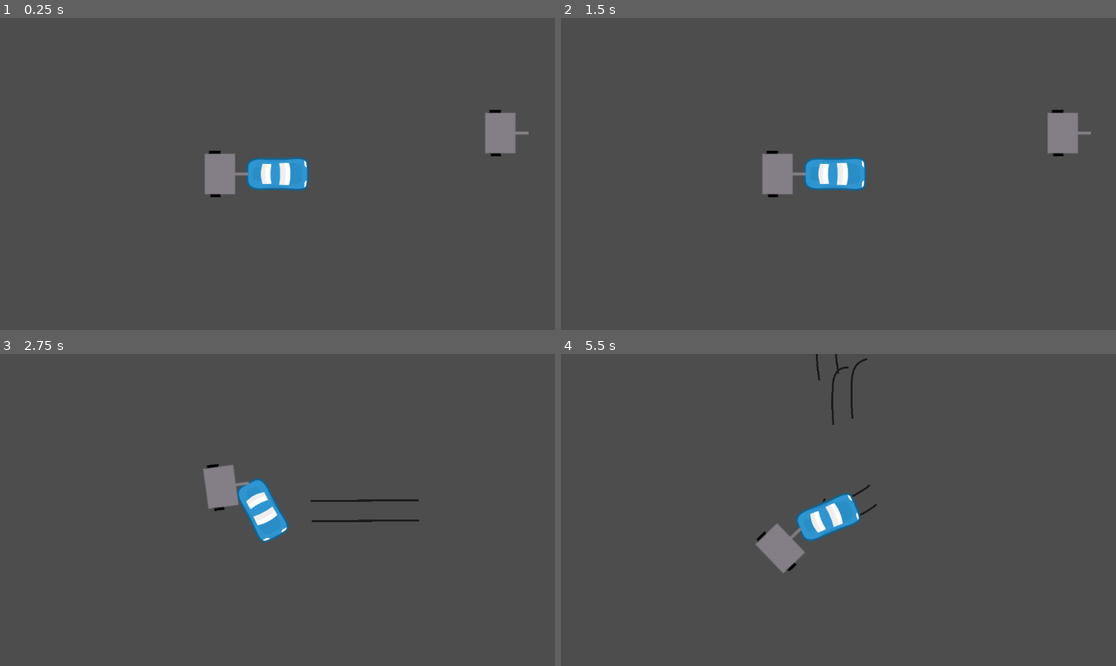
Above: before the commit, frames 1-4 (two rows, left to right).
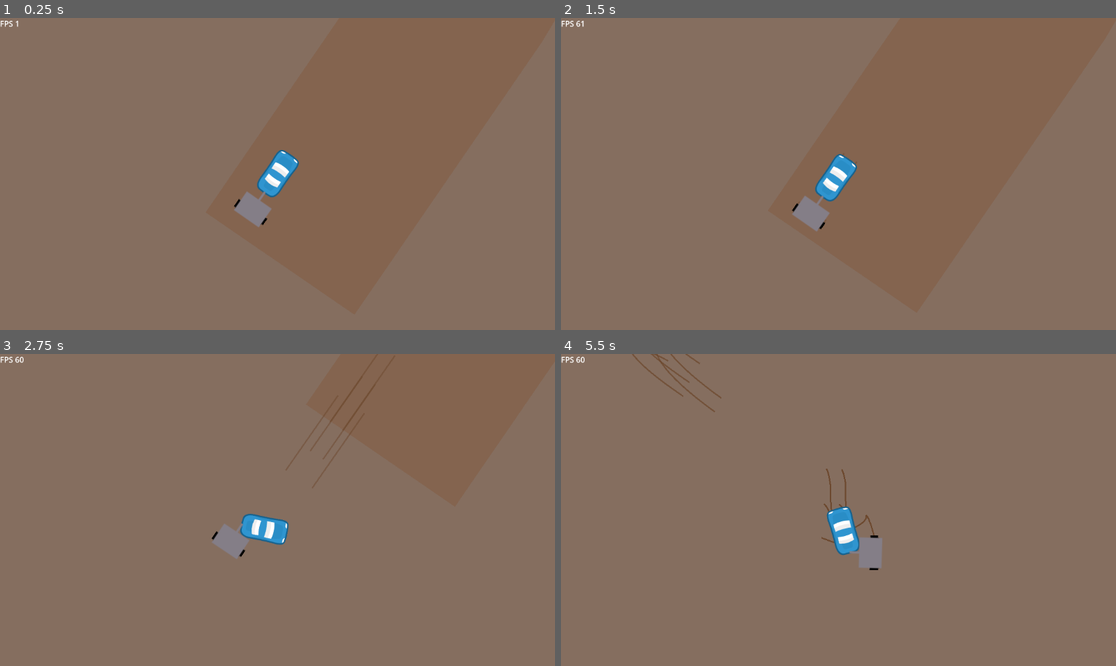
Above: after the commit, the same moments.

Repository: martinboue/ludum-dare-53
Game: Godot game, scene res://main.tscn
Two runs of this game, one before a commit and one after it. Both use one fixed random seed, a clock stepped at 60 frames per second and the inputs below.
Inputs:
- Up to frame 1 (0.25 s): no input
- Up to frame 2 (1.5 s): tap Enter at 0.5 s; hold Right (steer_right) 0.53-1.28 s; tap Space at 1.25 s; hold Down (brake) from 1.28 s (still down)
- Up to frame 3 (2.75 s): release Down (brake) at 2.03 s; hold Right (steer_right) from 2.03 s (still down)
- Up to frame 4 (5.5 s): release Right (steer_right) at 2.78 s; hold Up (accelerate) 2.78-3.53 s; hold Left (steer_left) 3.53-5.03 s; hold Down (brake) from 5.03 s (still down)

The runs differ from the first frame. In frame 1, 100% of the frame differs, in the area x 0-100%, y 0-100%; in frame 2, 100%; in frame 3, 100%; in frame 4, 100%.

Commit message:
feat: add map with road

Diff:
--- a/main.tscn
+++ b/main.tscn
@@ -1,16 +1,15 @@
-[gd_scene load_steps=3 format=3 uid="uid://c54qgrbj1u2ky"]
+[gd_scene load_steps=3 format=3 uid="uid://cqy66shbill17"]
 
-[ext_resource type="PackedScene" uid="uid://wr5v2amc3ljx" path="res://src/actors/trailer/trailer.tscn" id="2_bpfrt"]
-[ext_resource type="PackedScene" uid="uid://b3oilgucxs8uq" path="res://src/actors/car/car.tscn" id="2_fkhnd"]
+[ext_resource type="PackedScene" uid="uid://u6hb1t17ykss" path="res://src/actors/level/level.tscn" id="3_xwjqm"]
+[ext_resource type="Script" path="res://src/actors/debug/fps.gd" id="4_ef825"]
 
 [node name="Main" type="Node2D"]
 
-[node name="Car" parent="." instance=ExtResource("2_fkhnd")]
-position = Vector2(192, 324)
+[node name="CanvasLayer" type="CanvasLayer" parent="."]
 
-[node name="Camera2D" type="Camera2D" parent="Car"]
-process_callback = 0
-position_smoothing_enabled = true
+[node name="Fps" type="Label" parent="CanvasLayer"]
+offset_right = 40.0
+offset_bottom = 23.0
+script = ExtResource("4_ef825")
 
-[node name="Trailer" parent="." instance=ExtResource("2_bpfrt")]
-position = Vector2(665, 239)
+[node name="Level" parent="." instance=ExtResource("3_xwjqm")]
--- a/project.godot
+++ b/project.godot
@@ -13,6 +13,7 @@
 config/name="LudumDare53"
 run/main_scene="res://main.tscn"
 config/features=PackedStringArray("4.0", "Forward Plus")
+boot_splash/bg_color=Color(0.686275, 0.486275, 0.337255, 1)
 config/icon="res://icon.svg"
 
 [input]
@@ -36,15 +37,21 @@
 "events": [Object(InputEventKey,"resource_local_to_scene":false,"resource_name":"","device":-1,"window_id":0,"alt_press …(182 unchanged characters)…
 , Object(InputEventKey,"resource_local_to_scene":false,"resource_name":"","device":-1,"window_id":0,"alt_pressed":false,"shift_pressed":false,"ctrl_pressed":false,"meta_pressed":false,"pressed":false,"keycode":0,"physical_keycode":87,"key_label":0,"unicode":122,"echo":false,"script":null)
 , Object(InputEventJoypadMotion,"resource_local_to_scene":false,"resource_name":"","device":-1,"axis":5,"axis_value":1.0,"script":null)
+, Object(InputEventMouseButton,"resource_local_to_scene":false,"resource_name":"","device":-1,"window_id":0,"alt_pressed":false,"shift_pressed":false,"ctrl_pressed":false,"meta_pressed":false,"button_mask":1,"position":Vector2(462, 9),"global_position":Vector2(466, 52),"factor":1.0,"button_index":1,"pressed":true,"double_click":false,"script":null)
 ]
 }
 brake={
 "deadzone": 0.5,
 "events": [Object(InputEventKey,"resource_local_to_scene":false,"resource_name":"","device":-1,"window_id":0,"alt_press …(182 unchanged characters)…
 , Object(InputEventJoypadMotion,"resource_local_to_scene":false,"resource_name":"","device":-1,"axis":4,"axis_value":1.0,"script":null)
+, Object(InputEventMouseButton,"resource_local_to_scene":false,"resource_name":"","device":-1,"window_id":0,"alt_pressed":false,"shift_pressed":false,"ctrl_pressed":false,"meta_pressed":false,"button_mask":2,"position":Vector2(452, 16),"global_position":Vector2(456, 59),"factor":1.0,"button_index":2,"pressed":true,"double_click":false,"script":null)
 ]
 }
 
 [physics]
 
 2d/default_gravity_vector=Vector2(0, 0)
+
+[rendering]
+
+environment/defaults/default_clear_color=Color(0.521569, 0.431373, 0.372549, 1)
--- a/src/actors/car/car.gd
+++ b/src/actors/car/car.gd
@@ -7,6 +7,7 @@
 @onready var drive_wheel := $DriveWheel
 
 @onready var drifter = $Drifter
+@onready var trailer_drifter = $Trailer/Drifter
 
 # Sources :
 # https://kidscancode.org/godot_recipes/3.x/kyn/rigidbody2d/
@@ -15,7 +16,7 @@
 var wheel_base := 70
 # Maximum steering angle of front wheel in degrees
 var max_steering_angle := 30.0
-var engine_power := 100
+var engine_power := 200
 var steer_power := 5000
 var steer_scale := 400.0
 
@@ -28,8 +29,10 @@
 		drive_wheel.position.rotated(rotation))
 	if acceleration != 0:
 		drifter.drift()
+		trailer_drifter.drift()
 	else:
-		drifter.stop_drit()
+		drifter.stop_drift()
+		trailer_drifter.stop_drift()
 
 	# Steering
 	var turn := Input.get_axis("steer_left", "steer_right")
--- a/src/actors/car/car.tscn
+++ b/src/actors/car/car.tscn
@@ -11,7 +11,7 @@
 
 [node name="Car" type="RigidBody2D"]
 mass = 10.0
-inertia = 100.0
+inertia = 200.0
 linear_damp = 1.0
 angular_damp = 5.0
 script = ExtResource("1_l67g7")
@@ -33,5 +33,17 @@
 [node name="Drifter" parent="." instance=ExtResource("3_u5js2")]
 rotation = 1.5708
 
-[node name="Trailer" parent="." instance=ExtResource("4_bbmyq")]
+[node name="FrontRight2" type="Marker2D" parent="Drifter" groups=["wheel_markers"]]
+position = Vector2(-20, -50)
+
+[node name="FrontLeft2" type="Marker2D" parent="Drifter" groups=["wheel_markers"]]
+position = Vector2(22, -51)
+
+[node name="RearRight2" type="Marker2D" parent="Drifter" groups=["wheel_markers"]]
+position = Vector2(23, 46)
+
+[node name="RearLeft2" type="Marker2D" parent="Drifter" groups=["wheel_markers"]]
+position = Vector2(-19, 48)
+
+[node name="Trailer" parent="." instance=ExtResource("4_mj184")]
 position = Vector2(-109, 0)
--- a/src/actors/car/drift/drift_mark.tscn
+++ b/src/actors/car/drift/drift_mark.tscn
@@ -1,4 +1,4 @@
-[gd_scene load_steps=2 format=3]
+[gd_scene load_steps=2 format=3 uid="uid://cjywa88vway3s"]
 
 [ext_resource type="Script" path="res://src/actors/car/drift/drift_mark.gd" id="1_ihldl"]
 
@@ -6,7 +6,8 @@
 script = ExtResource("1_ihldl")
 
 [node name="Line" type="Line2D" parent="."]
+modulate = Color(1, 1, 1, 0.462745)
 top_level = true
 z_index = -1
 width = 4.0
-default_color = Color(0.105882, 0.105882, 0.105882, 1)
+default_color = Color(0.419608, 0.27451, 0.168627, 1)
--- a/src/actors/car/drift/drifter.gd
+++ b/src/actors/car/drift/drifter.gd
@@ -1,29 +1,33 @@
 extends Node2D
 
 var drift_marker_scene = preload("res://src/actors/car/drift/drift_mark.tscn")
+var marks_group_name = null
+
+func _ready():
+	marks_group_name = str("drift_marks_", get_instance_id())
 
 func drift():
-	var current_drift_marks = get_tree().get_nodes_in_group("drift_marks")
+	var current_drift_marks = get_tree().get_nodes_in_group(marks_group_name)
 	if current_drift_marks.is_empty():
 		add_four_wheels_drift_marks()
 
-	get_tree().call_group("drift_marks", "mark")
+	get_tree().call_group(marks_group_name, "mark")
 
-func stop_drit():
+func stop_drift():
 	remove_four_wheels_drift_marks()
 
-
 func add_four_wheels_drift_marks():
-	for m in get_tree().get_nodes_in_group("wheel_markers"):
-		add_drift_marker(m)
+	for m in get_children():
+		if m is Marker2D:
+			add_drift_marker(m)
 
 func add_drift_marker(marker: Marker2D):
 	var drift_marker = drift_marker_scene.instantiate()
 	drift_marker.position = marker.position
 	add_child(drift_marker)
-	drift_marker.add_to_group("drift_marks")
+	drift_marker.add_to_group(marks_group_name)
 
 func remove_four_wheels_drift_marks():
-	for m in get_tree().get_nodes_in_group("drift_marks"):
+	for m in get_tree().get_nodes_in_group(marks_group_name):
 		m.end_mark()
-		m.remove_from_group("drift_marks")
+		m.remove_from_group(marks_group_name)
--- a/src/actors/car/drift/drifter.tscn
+++ b/src/actors/car/drift/drifter.tscn
@@ -4,15 +4,3 @@
 
 [node name="Drifter" type="Node2D"]
 script = ExtResource("1_varmn")
-
-[node name="FrontRight" type="Marker2D" parent="." groups=["wheel_markers"]]
-position = Vector2(-20, -50)
-
-[node name="FrontLeft" type="Marker2D" parent="." groups=["wheel_markers"]]
-position = Vector2(22, -51)
-
-[node name="RearRight" type="Marker2D" parent="." groups=["wheel_markers"]]
-position = Vector2(23, 46)
-
-[node name="RearLeft" type="Marker2D" parent="." groups=["wheel_markers"]]
-position = Vector2(-19, 48)
--- /dev/null
+++ b/src/actors/debug/fps.gd
@@ -0,0 +1,4 @@
+extends Label
+
+func _process(delta: float):
+	set_text("FPS %d" % Engine.get_frames_per_second())
--- /dev/null
+++ b/src/actors/level/level.gd
@@ -0,0 +1,7 @@
+extends Node2D
+
+@onready var curve = $Path2D.curve
+@onready var line = $Line2D
+
+func _ready():
+	line.points = curve.tessellate()
--- /dev/null
+++ b/src/actors/level/level.tscn
@@ -0,0 +1,33 @@
+[gd_scene load_steps=4 format=3 uid="uid://u6hb1t17ykss"]
+
+[ext_resource type="Script" path="res://src/actors/level/level.gd" id="1_jibd1"]
+[ext_resource type="PackedScene" uid="uid://b3oilgucxs8uq" path="res://src/actors/car/car.tscn" id="2_a8fq7"]
+
+[sub_resource type="Curve2D" id="Curve2D_5u3yt"]
+_data = {
+"points": PackedVector2Array(0, 0, 0, 0, 549, 588, 1.23601, 362.24, -1.23601, -362.24, 1577, -1181, -157.873, 512.586, 157.873, -512.586, 1358, -3416, -512.579, 1761.99, 512.579, -1761.99, 2266, -6703, -427.149, 1313.48, 427.149, -1313.48, 2650, -11434, -1398.91, -21.3575, 1398.91, 21.3575, 5512, -12534, -1185.34, -587.33, 1185.34, 587.33, 11855, -11551, -779.547, -1366.88, 779.547, 1366.88, 15763, -8583, -1168.33, -3657.37, 1168.33, 3657.37, 15852, 6498, -1103.58, -2435.5, 1103.58, 2435.5, 19998, 12467, 665.119, -4677.88, -665.119, 4677.88, 23056, 23367, 1255.93, -4902.54, -1255.93, 4902.54, 19102, 30028, 0, 0, 0, 0, 18449, 38670)
+}
+point_count = 13
+
+[node name="Level" type="Node2D"]
+script = ExtResource("1_jibd1")
+
+[node name="Path2D" type="Path2D" parent="."]
+position = Vector2(-298, -294)
+curve = SubResource("Curve2D_5u3yt")
+
+[node name="Line2D" type="Line2D" parent="."]
+z_index = -2
+points = PackedVector2Array(1112, -58)
+width = 500.0
+default_color = Color(0.517647, 0.392157, 0.309804, 1)
+antialiased = true
+
+[node name="Car" parent="." instance=ExtResource("2_a8fq7")]
+position = Vector2(542, 340)
+rotation = -0.961676
+
+[node name="Camera2D" type="Camera2D" parent="Car"]
+zoom = Vector2(0.75, 0.75)
+process_callback = 0
+position_smoothing_enabled = true
--- a/src/actors/trailer/trailer.gd
+++ b/src/actors/trailer/trailer.gd
@@ -1,5 +1,4 @@
 extends RigidBody2D
-
 
 func _ready() -> void:
 	if get_parent() is RigidBody2D:
--- a/src/actors/trailer/trailer.tscn
+++ b/src/actors/trailer/trailer.tscn
@@ -1,7 +1,8 @@
-[gd_scene load_steps=4 format=3 uid="uid://wr5v2amc3ljx"]
+[gd_scene load_steps=5 format=3 uid="uid://wr5v2amc3ljx"]
 
 [ext_resource type="Script" path="res://src/actors/trailer/trailer.gd" id="1_gna1w"]
 [ext_resource type="Texture2D" uid="uid://bypc7bif3liy5" path="res://src/actors/trailer/trailer.png" id="2_qn46r"]
+[ext_resource type="PackedScene" uid="uid://dfntrurleh6e" path="res://src/actors/car/drift/drifter.tscn" id="3_lqq1h"]
 
 [sub_resource type="RectangleShape2D" id="RectangleShape2D_hg81q"]
 size = Vector2(86, 65)
@@ -24,3 +25,11 @@
 [node name="CollisionShape2D" type="CollisionShape2D" parent="."]
 position = Vector2(0, 11)
 shape = SubResource("RectangleShape2D_hg81q")
+
+[node name="Drifter" parent="." instance=ExtResource("3_lqq1h")]
+
+[node name="LeftWheel" type="Marker2D" parent="Drifter"]
+position = Vector2(-43.9999, 21.0002)
+
+[node name="RightWheel" type="Marker2D" parent="Drifter"]
+position = Vector2(44.0001, 19.9998)
Not shown: 1 places in src/actors/car/car.tscn that only renumber resources
